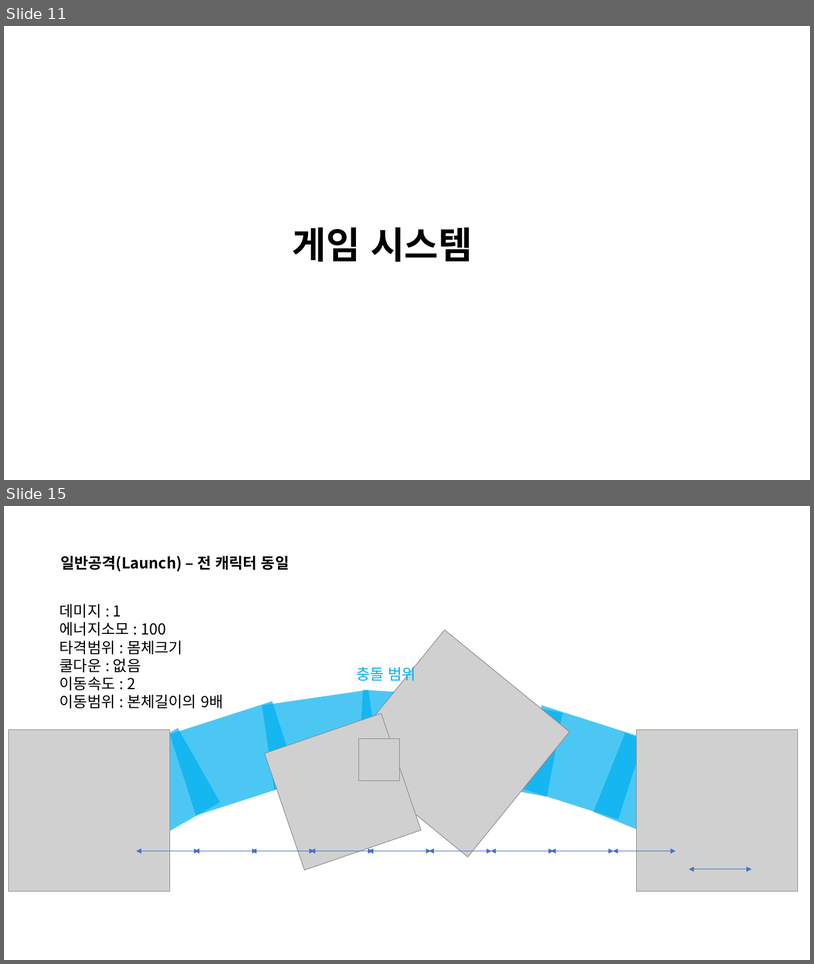
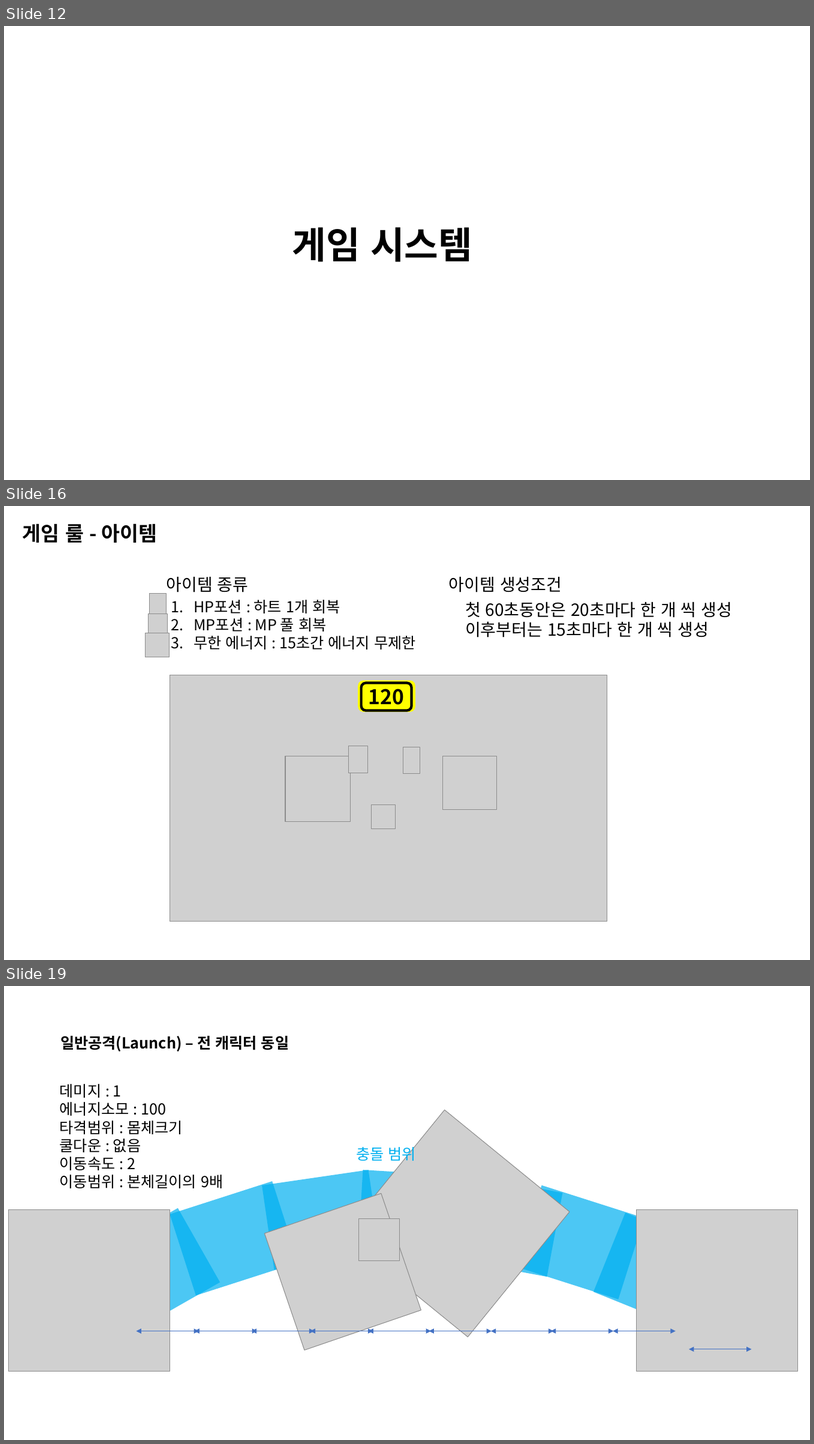
Before and after one commit to penspanic/ITWGamejam, a slide deck: Plan/Rocketman_씬&스킬구성.pptx. Shown one above the other, each under a label of ours: slides 11 and 15 before the commit, slides 12, 16 and 19 after it; the slides between them are not shown. The pictures are 814x964 and 814x1444 pixels, drawn with LibreOffice and Linux fonts; fonts in the diff are those of the drawing; grey boxes stand for pictures. Boxes give left, top, right and bottom in pixels: in the first picture for what was removed or moved away, otherwise in the second. Text is boxed around its words. In the diff, an @@ line names an element or a change of style, - is before the commit and + after.

```diff
--- a/Plan/Rocketman_씬&스킬구성.pptx
+++ b/Plan/Rocketman_씬&스킬구성.pptx
@@ slide 16 added at (x1=4, y1=506, x2=810, y2=960), background #FFFFFF @@
@@ text added at (x1=23, y1=523, x2=158, y2=543), 24 pt, text #000000, bold @@
+게임 룰 - 아이템
@@ text added at (x1=167, y1=576, x2=249, y2=592), 20 pt, text #000000 @@
+아이템 종류
@@ text added at (x1=449, y1=576, x2=562, y2=592), 20 pt, text #000000 @@
+아이템 생성조건
@@ picture added at (x1=150, y1=593, x2=166, y2=620) @@
@@ picture added at (x1=149, y1=613, x2=167, y2=640) @@
@@ text added at (x1=194, y1=600, x2=416, y2=649), 18 pt, text #000000 @@
+1. HP포션 : 하트 1개 회복
+2. MP포션 : MP 풀 회복
+3. 무한 에너지 : 15초간 에너지 무제한
@@ text added at (x1=465, y1=601, x2=732, y2=637), 20 pt, text #000000 @@
+첫 60초동안은 20초마다 한 개 씩 생성
+이후부터는 15초마다 한 개 씩 생성
@@ picture added at (x1=146, y1=633, x2=170, y2=657) @@
@@ picture added at (x1=170, y1=675, x2=607, y2=922) @@
@@ rounded rectangle added at (x1=359, y1=680, x2=416, y2=712), fill #FFFF00 @@
@@ rounded rectangle added at (x1=362, y1=682, x2=412, y2=711), fill #FFFF00, outline #000000 3 pt, 24 pt, text #000000, bold @@
+120
@@ picture added at (x1=285, y1=756, x2=351, y2=821) @@
@@ picture added at (x1=349, y1=745, x2=368, y2=772) @@
@@ picture added at (x1=404, y1=747, x2=420, y2=774) @@
@@ picture added at (x1=443, y1=756, x2=497, y2=810) @@
@@ picture added at (x1=371, y1=805, x2=395, y2=829) @@
@@ what was slide 11 is now slide 12 @@
@@ what was slide 15 is now slide 19 @@
```
Also in this commit, not shown: 4 slides changed, 3 other slides added, 1 other file.
